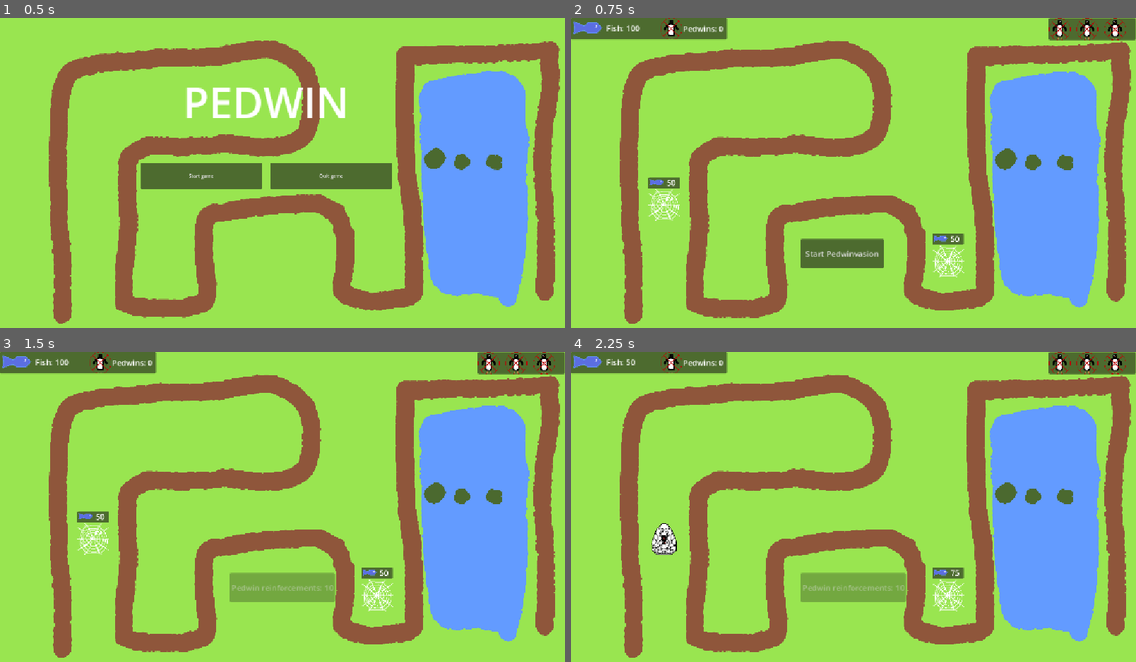
Above: before the commit, frames 1-4 (two rows, left to right).
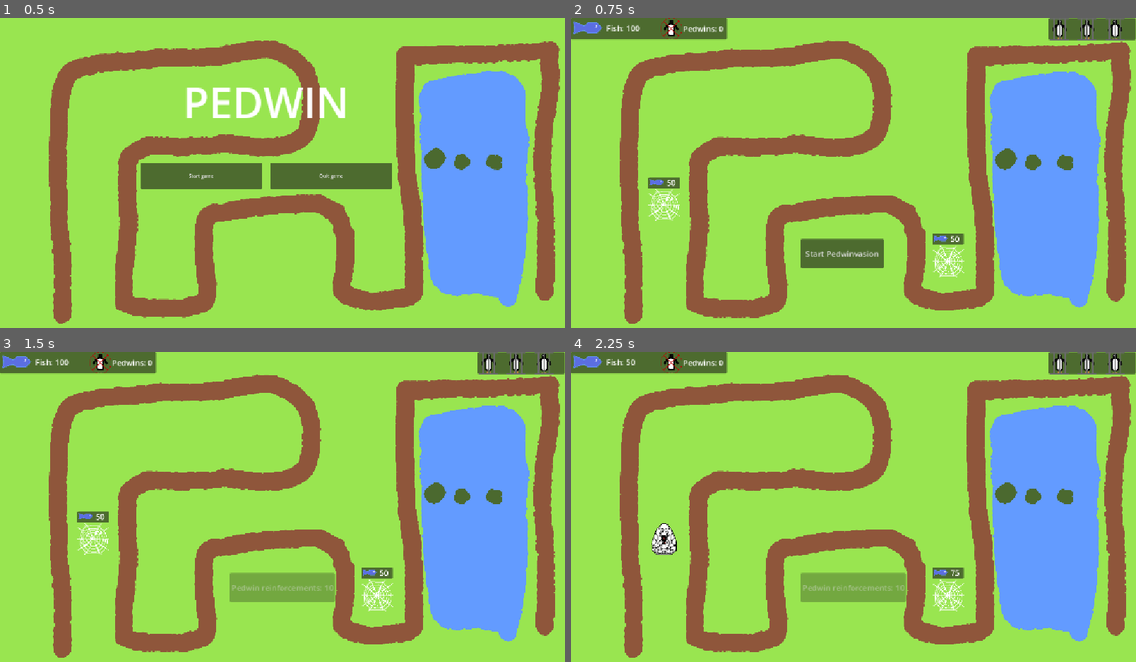
Above: after the commit, the same moments.

Repository: CrimsonCloak/pedwin
Game: Godot game, scene res://Scenes/menu.tscn
The game is run twice, just before and just after one commit, with the same random seed, the same clock (stepped at 60 frames per second) and the same inputs.
Inputs (mouse positions are in pixels of both pictures, inside the frame that each line leads up to):
- Up to frame 1 (0.5 s): no input
- Up to frame 2 (0.75 s): click "Start game" at 0.5 s
- Up to frame 3 (1.5 s): click "Start Pedwinvasion" at 1.25 s
- Up to frame 4 (2.25 s): tap Enter at 2 s; move the mouse to (661, 538) at 2.02 s; click (661, 538) at 2.17 s

Frame 1 is identical in both runs. In frame 2, 0.4% of the frame differs, in the area x 84-99%, y 0-8%; in frame 3, 0.4%; in frame 4, 0.4%.

Commit message:
Change health icons to caged pedwins

Diff:
--- a/Scenes/UI/level_hud.tscn
+++ b/Scenes/UI/level_hud.tscn
@@ -2,6 +2,7 @@
 
 [ext_resource type="Texture2D" uid="uid://bqq7mdxjwh0lv" path="res://Assets/Fish_UI_symbol.png" id="1_w7e8c"]
 [ext_resource type="Texture2D" uid="uid://5gpg4v4bjw65" path="res://Assets/Pedwin/Pedwin_perished_counter.png" id="2_i15ox"]
+[ext_resource type="Texture2D" uid="uid://cn8daoa4o7q8u" path="res://Assets/Pedwin/Pedwin_caged_royalty.png" id="3_oky0w"]
 
 [node name="LevelHud" type="Control" unique_id=1502562895]
 layout_mode = 3
@@ -60,7 +61,7 @@
 offset_right = 64.00006
 offset_bottom = 64.0
 scale = Vector2(0.695, 0.695)
-texture = ExtResource("2_i15ox")
+texture = ExtResource("3_oky0w")
 
 [node name="PedwinRoyalty2" type="TextureRect" parent="CanvasLayer/UI_pedwin_royalty" unique_id=1353460825]
 layout_mode = 1
@@ -72,7 +73,7 @@
 offset_bottom = 64.0
 grow_horizontal = 2
 scale = Vector2(0.695, 0.695)
-texture = ExtResource("2_i15ox")
+texture = ExtResource("3_oky0w")
 
 [node name="PedwinRoyalty3" type="TextureRect" parent="CanvasLayer/UI_pedwin_royalty" unique_id=1927229123]
 layout_mode = 1
@@ -83,4 +84,4 @@
 offset_bottom = 64.0
 grow_horizontal = 0
 scale = Vector2(0.695, 0.695)
-texture = ExtResource("2_i15ox")
+texture = ExtResource("3_oky0w")
Binary file added: Assets/Pedwin/Pedwin_caged_royalty.png
Not shown, added: Assets/Pedwin/Pedwin_caged_royalty.png.import
